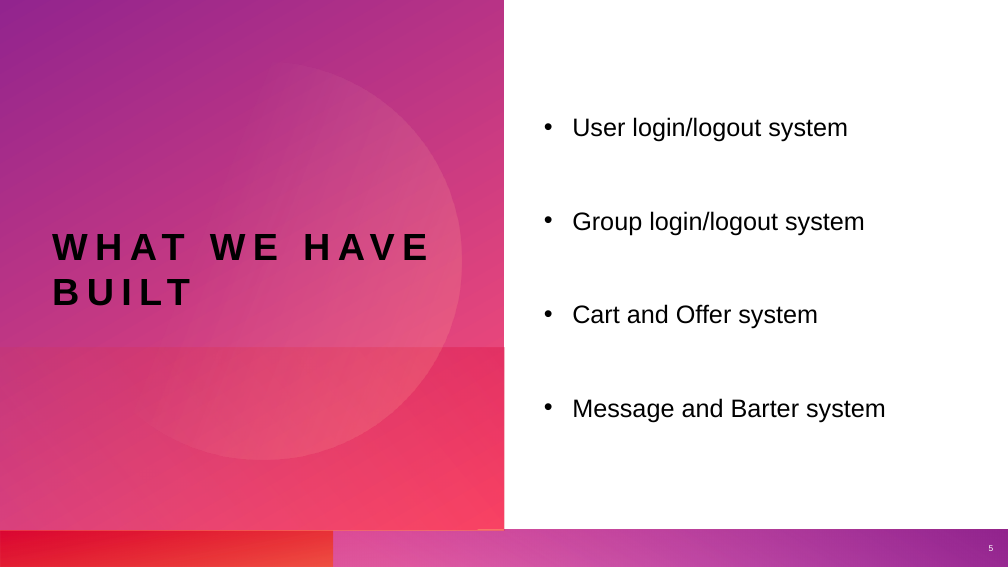
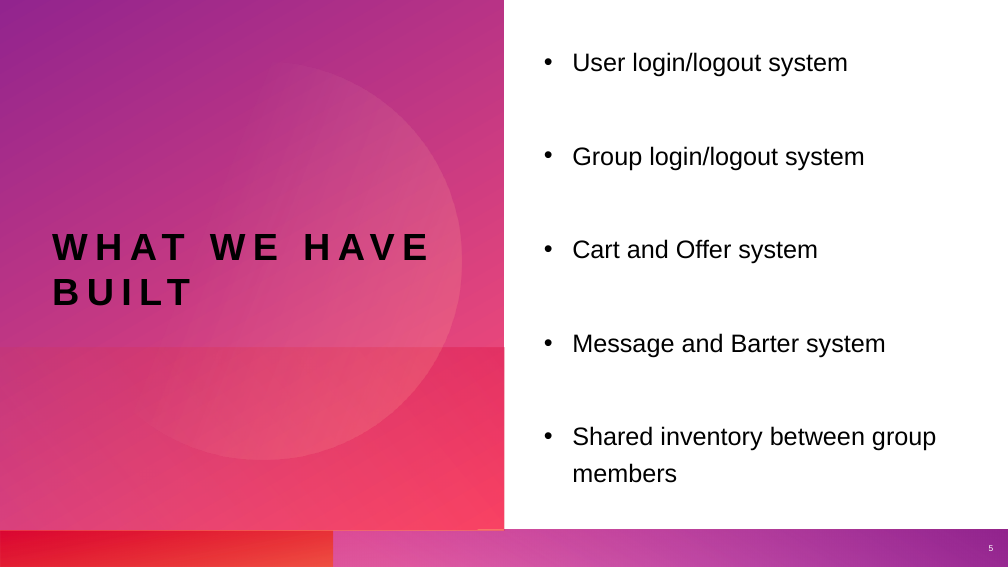
Before and after one commit to cart7982/CaravanSeraiCS360, a slide deck: slide 5 of CaravanSeraiCS360/Presentations/Caravanserai.pptx. Drawn at 1008x567 pixels with LibreOffice and Linux fonts; fonts in the diff are those of the drawing. Boxes give left, top, right and bottom in pixels: in the first picture for what was removed or moved away, otherwise in the second. Text is boxed around its words. In the diff, an @@ line names an element or a change of style, - is before the commit and + after.

```diff
--- a/CaravanSeraiCS360/Presentations/Caravanserai.pptx
+++ b/CaravanSeraiCS360/Presentations/Caravanserai.pptx
@@ text at (572, 426, 936, 483): paragraph added @@
+• Shared inventory between group members
```
Also in this commit, not shown: 1 other slide changed, 11 other files.
